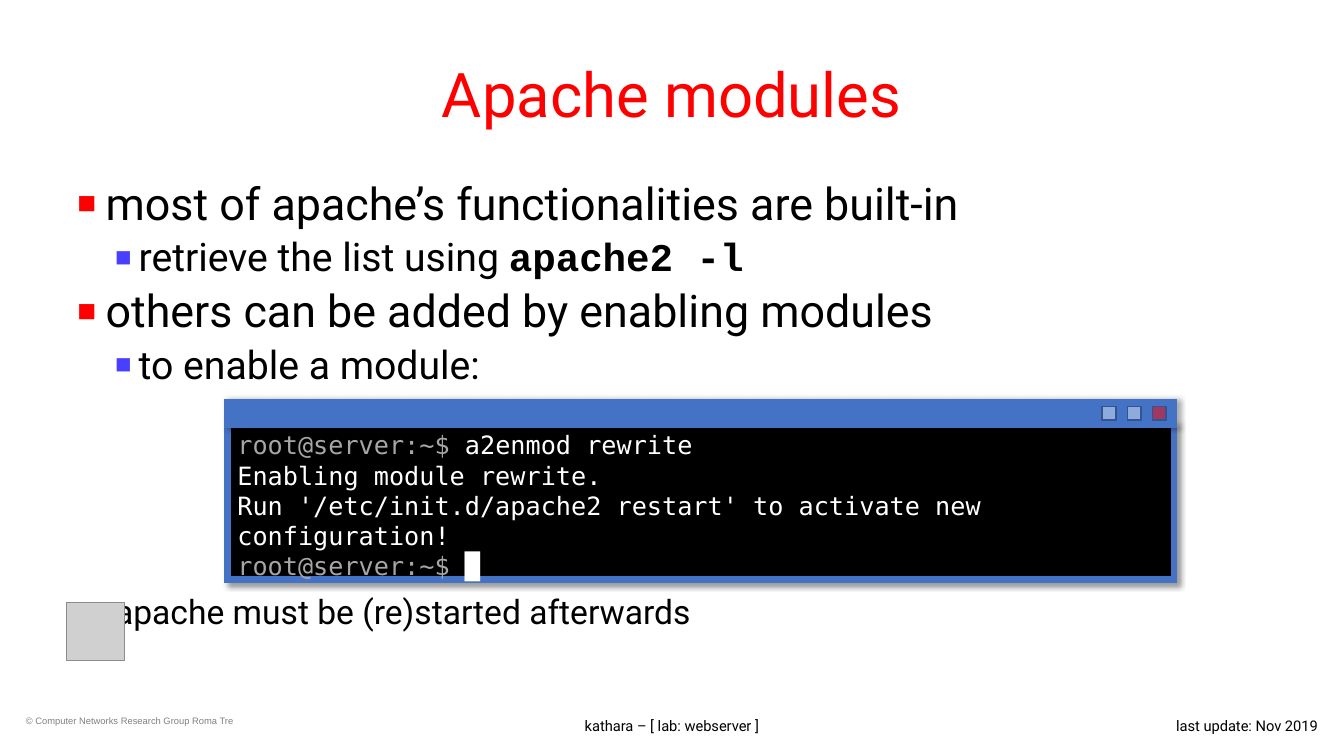
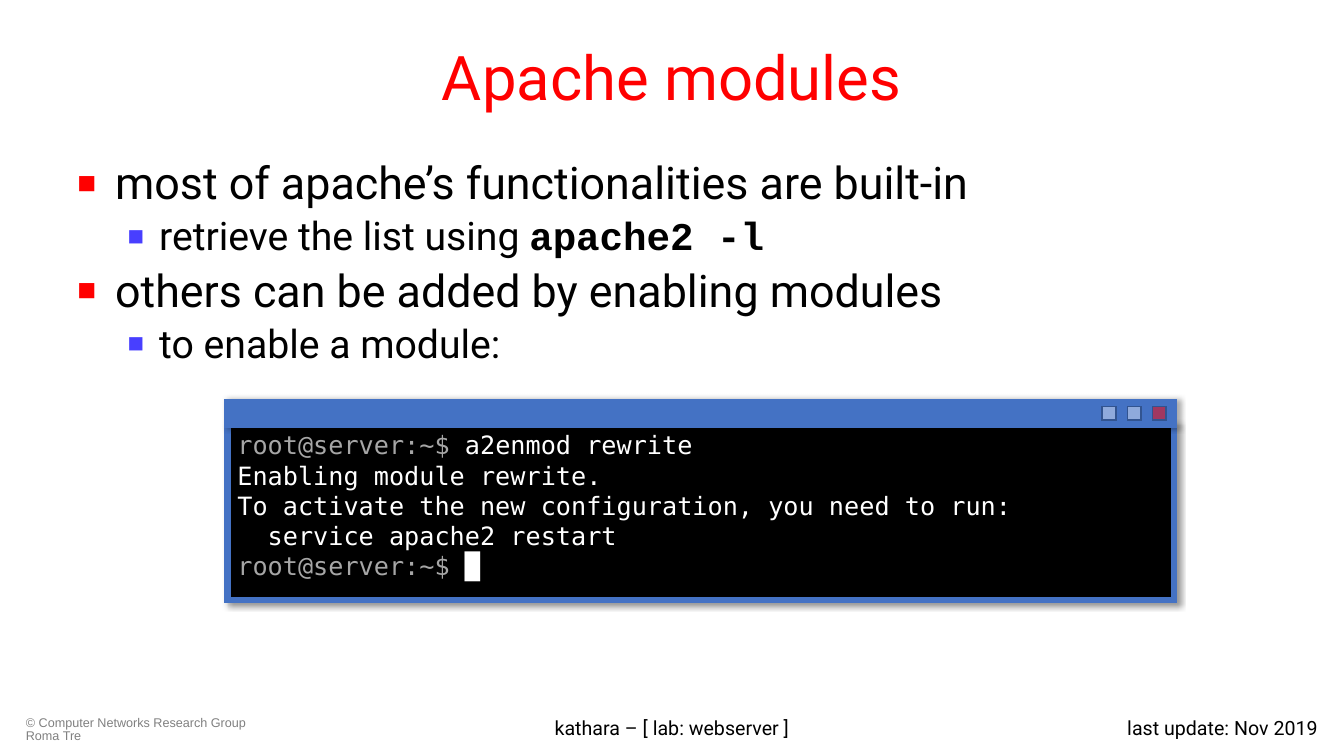
Before and after one commit to KatharaFramework/Kathara-Labs, a slide deck: slide 9 of main-labs/application-level/web-server/008-kathara-lab_web-server.pptx. Drawn at 1344x756 pixels with LibreOffice and Linux fonts; fonts in the diff are those of the drawing; grey boxes stand for pictures; background and template pictures are left out. Boxes give left, top, right and bottom in pixels: in the first picture for what was removed or moved away, otherwise in the second. Text is boxed around its words. In the diff, an @@ line names an element or a change of style, - is before the commit and + after.

Commit message:
Updated webserver slides

```diff
--- a/main-labs/application-level/web-server/008-kathara-lab_web-server.pptx
+++ b/main-labs/application-level/web-server/008-kathara-lab_web-server.pptx
@@ title "Apache modules": place and size @@
-title "Apache modules" at <box>442,70,901,130</box>
+title "Apache modules" at <box>442,53,901,113</box>
@@ text "most of apache’s functionalities are ...": place and size @@
-text "most of apache’s functionalities are ..." at <box>106,186,958,632</box>
+text "most of apache’s functionalities are ..." at <box>115,165,968,359</box>
@@ text "most of apache’s functionalities are ..." at <box>115,165,968,359</box>: indent changed @@
@@ rectangle "root@server:~$ a2enmod rewrite": place and size @@
-rectangle "root@server:~$ a2enmod rewrite" at <box>228,424,1175,580</box>
+rectangle "root@server:~$ a2enmod rewrite" at <box>228,424,1175,600</box>
@@ text in rectangle at <box>237,496,1011,551</box>: text changed @@
-Run '/etc/init.d/apache2 restart' to activate new configuration!
+To activate the new configuration, you need to run:
+service apache2 restart
@@ text at <box>115,597,690,632</box>: paragraph removed @@
-  apache must be (re)started afterwards
@@ picture removed at <box>67,602,125,660</box> @@
@@ text "© Computer Networks Research Group ..." at <box>26,718,246,740</box>: size 6.8 to 9 pt @@
@@ text "kathara – [ lab: webserver ..." at <box>555,720,779,736</box>: size 10.5 to 14 pt @@
@@ text "last update: Nov 2019" at <box>1127,720,1318,739</box>: size 10.5 to 14 pt @@
```
Also in this commit, not shown: 12 other slides changed, 1 other file.
